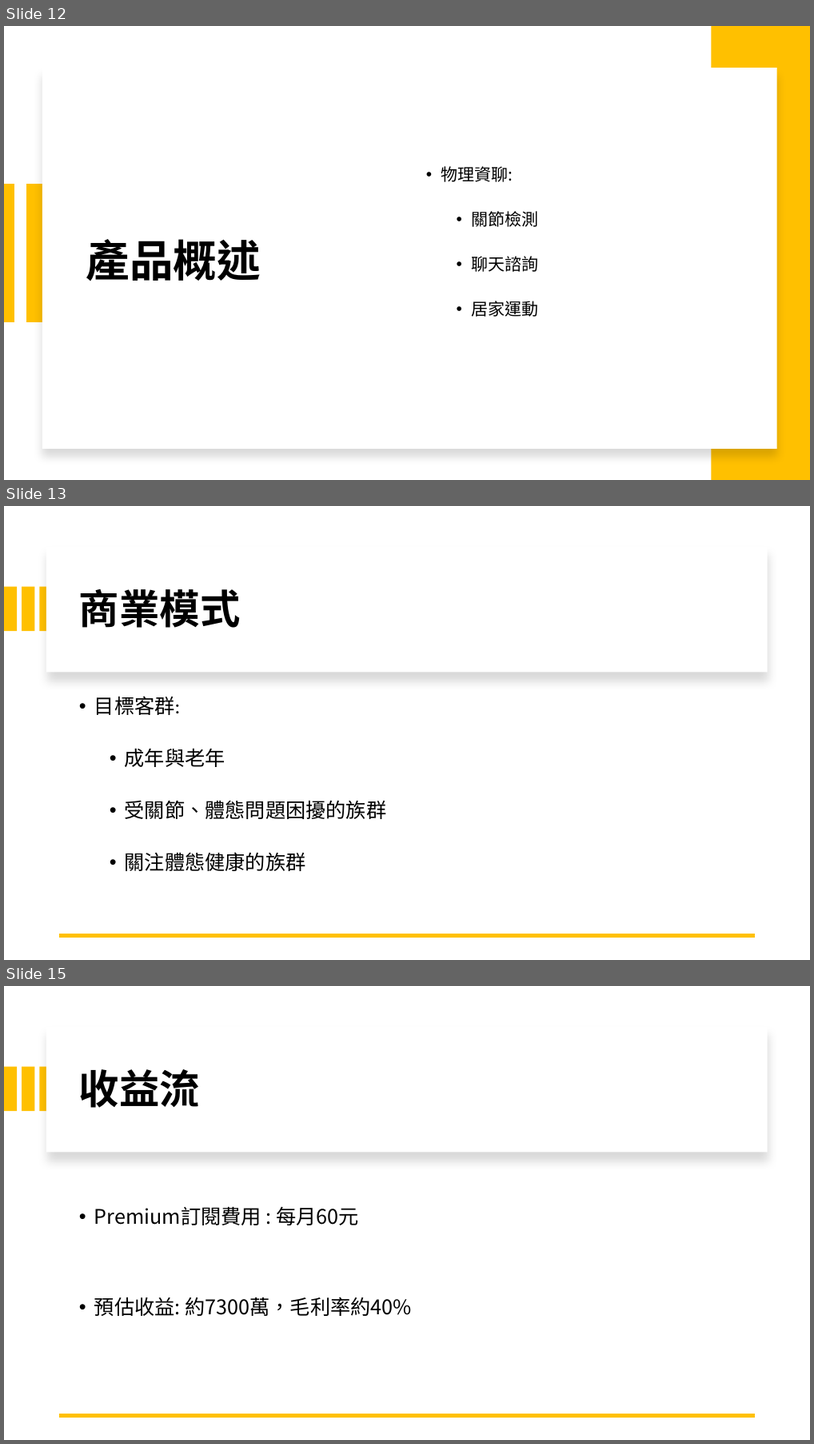
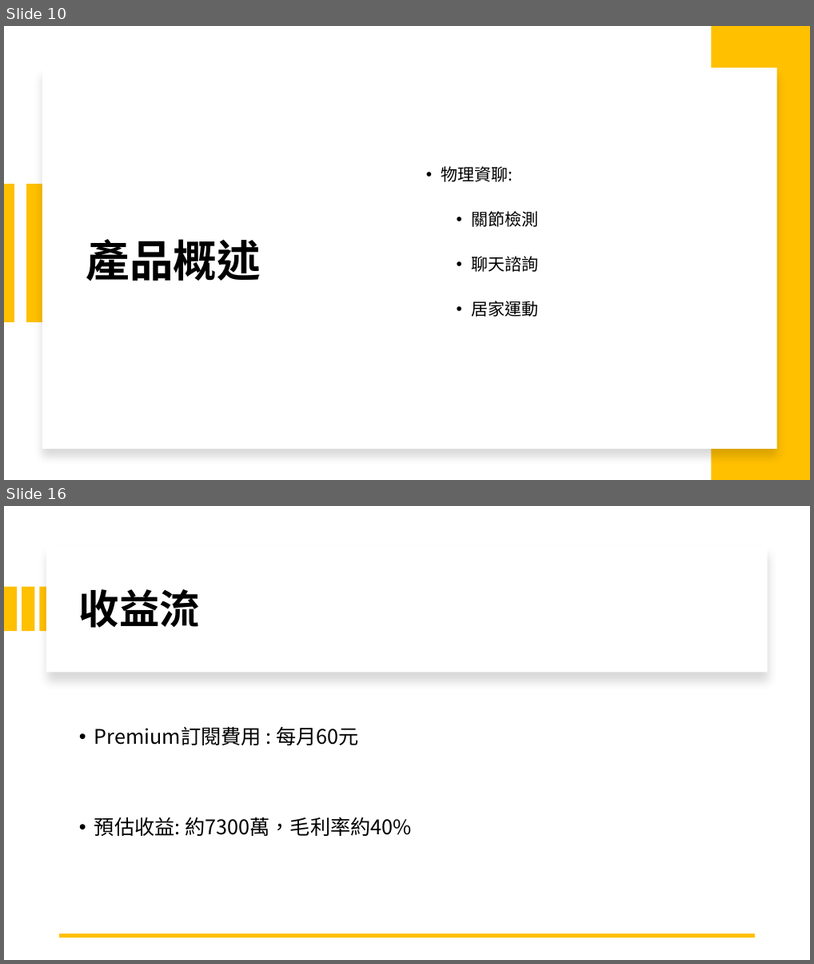
Before and after one commit to michaelchen1225/-, a slide deck: 整合/報告/產品報告.pptx. Shown one above the other, each under a label of ours: slides 12, 13 and 15 before the commit, slides 10 and 16 after it; the slides between them are not shown. The pictures are 814x1444 and 814x964 pixels, drawn with LibreOffice and Linux fonts; fonts in the diff are those of the drawing. Boxes give left, top, right and bottom in pixels: in the first picture for what was removed or moved away, otherwise in the second. Text is boxed around its words. In the diff, an @@ line names an element or a change of style, - is before the commit and + after.

```diff
--- a/整合/報告/產品報告.pptx
+++ b/整合/報告/產品報告.pptx
@@ slide 13 removed at (x1=4, y1=506, x2=810, y2=960), background #FFFFFF @@
@@ rectangle removed at (x1=46, y1=547, x2=768, y2=672) @@
@@ rectangle removed at (x1=4, y1=587, x2=17, y2=632) @@
@@ rectangle removed at (x1=22, y1=587, x2=34, y2=632) @@
@@ rectangle removed at (x1=40, y1=587, x2=52, y2=632) @@
@@ title removed at (x1=79, y1=589, x2=241, y2=628) @@
-商業模式
@@ text removed at (x1=94, y1=696, x2=387, y2=871) @@
-• 目標客群:
-  • 成年與老年
-  • 受關節、體態問題困擾的族群
-  • 關注體態健康的族群
@@ line removed from (755, 935) to (60, 935) @@
@@ what was slide 12 is now slide 10 @@
@@ what was slide 15 is now slide 16 @@
```
Also in this commit, not shown: 5 slides changed, 5 slides added, 3 other slides removed, 3 other files.
